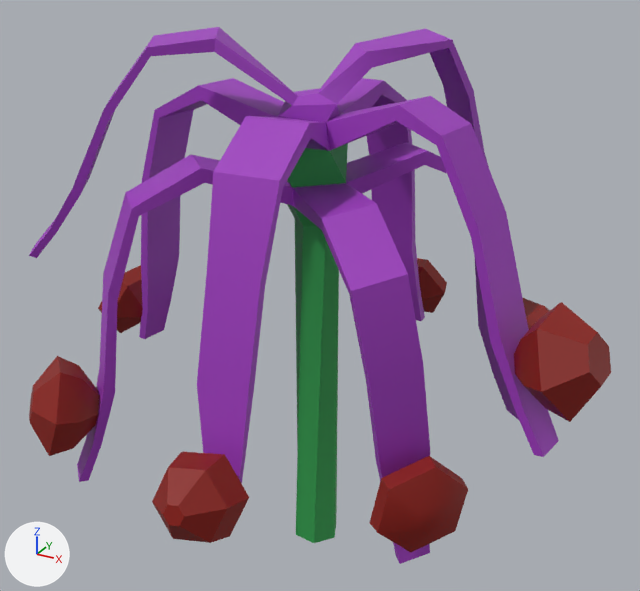
The Blender file SourceAssets/Forage/DragonFruit/Dragonfruit.blend as it was, and as the next commit left it.
One viewpoint serves both versions: a camera (50 mm lens) standing at (0.845, -1.503, 1.359) and looking at (0.003, 0.029, 0.593). Every picture has the same lights, and +X, +Y and +Z are marked at lower left. The older version comes first.

In view in the first picture: 'Fern'.
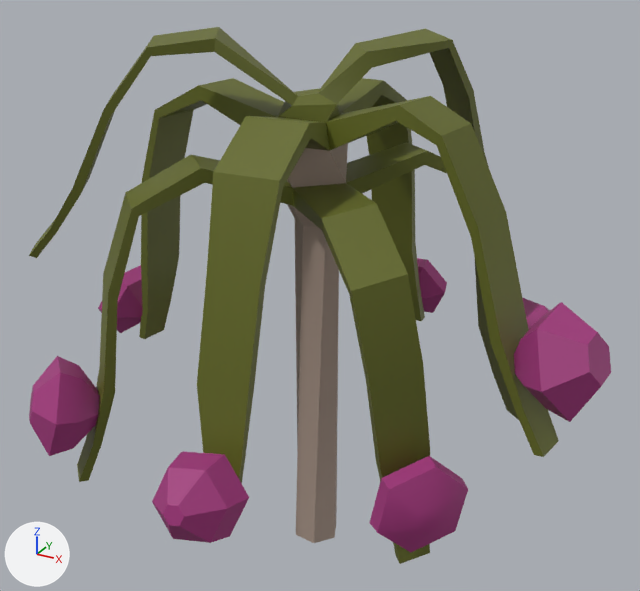
The edits, one by one:
me_circle_001 has 502 vertices, 508 faces and spans x -0.629..0.629, y -0.567..0.602, z 0.0..1.149.
me_circle_001 is used by ob_fern; location (0.0, 0.0, 0.0).
me_circle_001 part 1: all 160 faces that had it switch from mat_material (picture img_colorpalette2_png) to mat_material_003 (picture img_colorpalette_png_002).
me_circle_001 part 2: texture (UV) coordinates of 508 of 508 faces, centred in x -0.621..0.619, y -0.563..0.595, z 0.0..1.137, changed; they spanned u 0.17..0.67, v 0.47..0.84 and now span u 0.08..0.17, v 0.17..0.92.

What differs and where, as boxes (x1, y1, x2, y2) in the pictures (640 x 591 px):
'Fern', recoloured, surface changed (purple to yellow)
    both: (29, 27, 611, 564)
part 1 of me_circle_001, recoloured (red to purple)
    both: (29, 258, 611, 552)
part 2 of me_circle_001, surface changed (purple to yellow)
    both: (29, 27, 611, 564)
